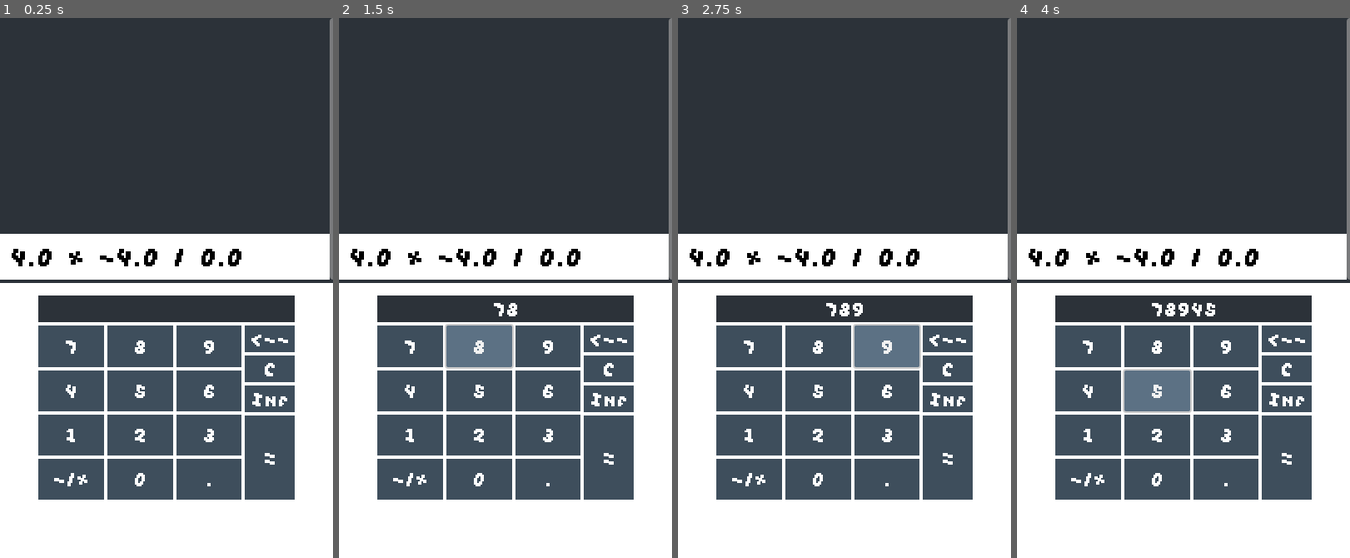
Above: before the commit, frames 1-4 (left to right).
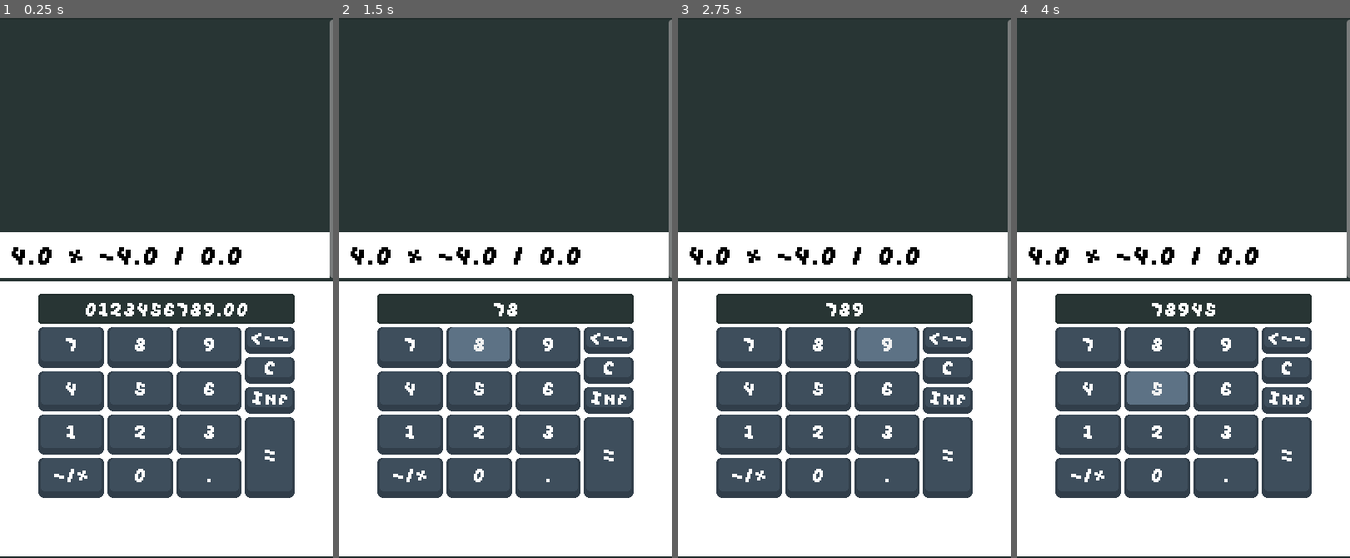
Above: after the commit, the same moments.

Repository: yDewolf/MathDungeons
Game: Godot game, scene res://core/scenes/MathTest.tscn
The game is run twice, just before and just after one commit, with the same random seed, the same clock (stepped at 60 frames per second) and the same inputs.
Inputs:
- Up to frame 1 (0.25 s): no input
- Up to frame 2 (1.5 s): click "7" at 0.5 s; click "8" at 1.25 s
- Up to frame 3 (2.75 s): click "9" at 2 s
- Up to frame 4 (4 s): click "4" at 2.75 s; click "5" at 3.5 s

The runs differ from the first frame. In frame 1, 4.6% of the frame differs, in the area x 0-100%, y 0-100%; in frame 2, 4.5%; in frame 3, 4.5%; in frame 4, 4.6%.

Commit message:
Better buttons for the virtual numpad

Diff:
--- /dev/null
+++ b/assets/themes/NumpadTheme.tres
@@ -0,0 +1,62 @@
+[gd_resource type="Theme" load_steps=7 format=3 uid="uid://bfqj2vwf5wtg4"]
+
+[ext_resource type="FontFile" uid="uid://bm6vrfibrxy0x" path="res://assets/fonts/Pixel Font.ttf" id="1_mnn8v"]
+
+[sub_resource type="StyleBoxEmpty" id="StyleBoxEmpty_mnn8v"]
+
+[sub_resource type="StyleBoxFlat" id="StyleBoxFlat_mnn8v"]
+bg_color = Color(0.365324, 0.445783, 0.521825, 1)
+border_width_left = 3
+border_width_right = 3
+border_width_bottom = 8
+border_color = Color(0.1943, 0.24215, 0.29, 1)
+corner_radius_top_left = 6
+corner_radius_top_right = 6
+corner_radius_bottom_right = 8
+corner_radius_bottom_left = 8
+anti_aliasing = false
+
+[sub_resource type="StyleBoxFlat" id="StyleBoxFlat_l6bq8"]
+bg_color = Color(0.242069, 0.30386, 0.362122, 1)
+border_width_left = 3
+border_width_right = 3
+border_width_bottom = 8
+border_color = Color(0.1943, 0.24215, 0.29, 1)
+corner_radius_top_left = 6
+corner_radius_top_right = 6
+corner_radius_bottom_right = 8
+corner_radius_bottom_left = 8
+anti_aliasing = false
+
+[sub_resource type="StyleBoxFlat" id="StyleBoxFlat_f0nlk"]
+bg_color = Color(0.203095, 0.254801, 0.306487, 1)
+border_color = Color(0.1943, 0.24215, 0.29, 1)
+corner_radius_top_left = 8
+corner_radius_top_right = 8
+corner_radius_bottom_right = 8
+corner_radius_bottom_left = 8
+anti_aliasing = false
+
+[sub_resource type="StyleBoxFlat" id="StyleBoxFlat_8nhri"]
+bg_color = Color(0.155296, 0.206442, 0.202382, 1)
+border_width_left = 2
+border_width_top = 2
+border_width_right = 2
+border_width_bottom = 2
+border_color = Color(0.134295, 0.180061, 0.176543, 1)
+corner_radius_top_left = 4
+corner_radius_top_right = 4
+corner_radius_bottom_right = 4
+corner_radius_bottom_left = 4
+corner_detail = 4
+anti_aliasing = false
+
+[resource]
+default_font = ExtResource("1_mnn8v")
+default_font_size = 18
+Button/colors/font_color = Color(1, 1, 1, 1)
+Button/styles/focus = SubResource("StyleBoxEmpty_mnn8v")
+Button/styles/hover = SubResource("StyleBoxFlat_mnn8v")
+Button/styles/normal = SubResource("StyleBoxFlat_l6bq8")
+Button/styles/pressed = SubResource("StyleBoxFlat_f0nlk")
+PanelContainer/styles/panel = SubResource("StyleBoxFlat_8nhri")
--- a/core/components/MathProblem/ui/VirtualNumpad.tscn
+++ b/core/components/MathProblem/ui/VirtualNumpad.tscn
@@ -1,6 +1,6 @@
 [gd_scene load_steps=3 format=3 uid="uid://dyl0664juyqfg"]
 
-[ext_resource type="Theme" uid="uid://duopp3v3dn4fb" path="res://assets/themes/MainTheme.tres" id="1_60swe"]
+[ext_resource type="Theme" uid="uid://bfqj2vwf5wtg4" path="res://assets/themes/NumpadTheme.tres" id="1_60swe"]
 [ext_resource type="Script" uid="uid://bf8ivdsjwmqc7" path="res://core/components/MathProblem/ui/VirtualNumpad.gd" id="1_ivxt4"]
 
 [node name="VirtualNumpad" type="MarginContainer" node_paths=PackedStringArray("number_grid", "action_column", "preview_label")]
@@ -38,6 +38,7 @@
 layout_mode = 2
 size_flags_horizontal = 3
 bbcode_enabled = true
+text = "0123456789.00"
 scroll_active = false
 horizontal_alignment = 1
 vertical_alignment = 1
--- a/core/scenes/MathTest.tscn
+++ b/core/scenes/MathTest.tscn
@@ -3,8 +3,8 @@
 [ext_resource type="Script" uid="uid://bacuyqjyjfuo7" path="res://core/components/Math/Equations/ExpressionHandler.gd" id="1_gvqed"]
 [ext_resource type="PackedScene" uid="uid://cbie345xd8nxa" path="res://core/components/MathProblem/ui/MathExpressionView.tscn" id="1_npv4y"]
 [ext_resource type="Script" uid="uid://cpnnadgp3ccya" path="res://core/components/Math/RandomEquationGen.gd" id="2_0d0ds"]
-[ext_resource type="Theme" uid="uid://duopp3v3dn4fb" path="res://assets/themes/MainTheme.tres" id="4_5i87k"]
 [ext_resource type="PackedScene" uid="uid://cnvfl67tvkvm5" path="res://core/components/MathProblem/ui/MathExpressionHolder.tscn" id="4_h0gn3"]
+[ext_resource type="Theme" uid="uid://bfqj2vwf5wtg4" path="res://assets/themes/NumpadTheme.tres" id="4_radsl"]
 [ext_resource type="PackedScene" uid="uid://dyl0664juyqfg" path="res://core/components/MathProblem/ui/VirtualNumpad.tscn" id="5_radsl"]
 
 [sub_resource type="StyleBoxFlat" id="StyleBoxFlat_npv4y"]
@@ -35,7 +35,7 @@
 anchor_bottom = 1.0
 grow_horizontal = 2
 grow_vertical = 2
-theme = ExtResource("4_5i87k")
+theme = ExtResource("4_radsl")
 metadata/_edit_use_anchors_ = true
 
 [node name="PanelContainer" type="PanelContainer" parent="UI"]
@@ -55,7 +55,7 @@
 custom_minimum_size = Vector2(0, 64)
 layout_mode = 2
 size_flags_vertical = 3
-theme = ExtResource("4_5i87k")
+theme = ExtResource("4_radsl")
 follow_focus = true
 horizontal_scroll_mode = 0
 vertical_scroll_mode = 2
--- a/project.godot
+++ b/project.godot
@@ -94,6 +94,7 @@
 minus={
 "deadzone": 0.2,
 "events": [Object(InputEventKey,"resource_local_to_scene":false,"resource_name":"","device":-1,"window_id":0,"alt_press …(191 unchanged characters)…
+, Object(InputEventKey,"resource_local_to_scene":false,"resource_name":"","device":-1,"window_id":0,"alt_pressed":false,"shift_pressed":false,"ctrl_pressed":false,"meta_pressed":false,"pressed":false,"keycode":0,"physical_keycode":4194435,"key_label":0,"unicode":45,"location":0,"echo":false,"script":null)
 ]
 }
 equals={
